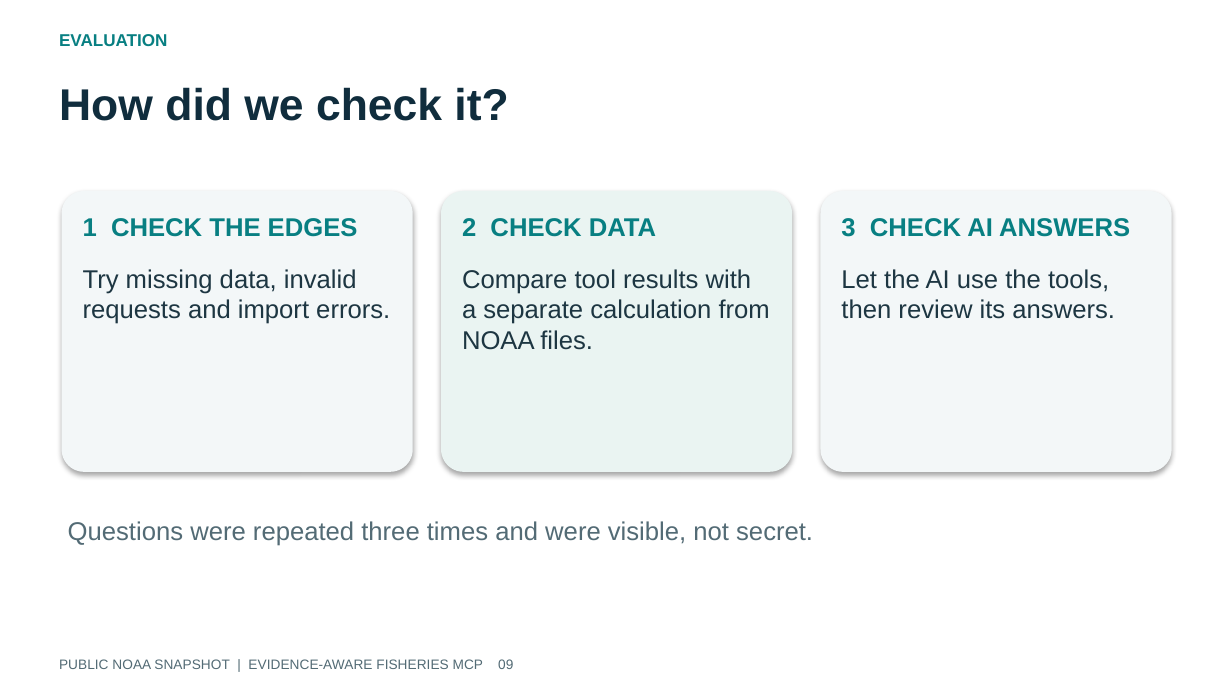
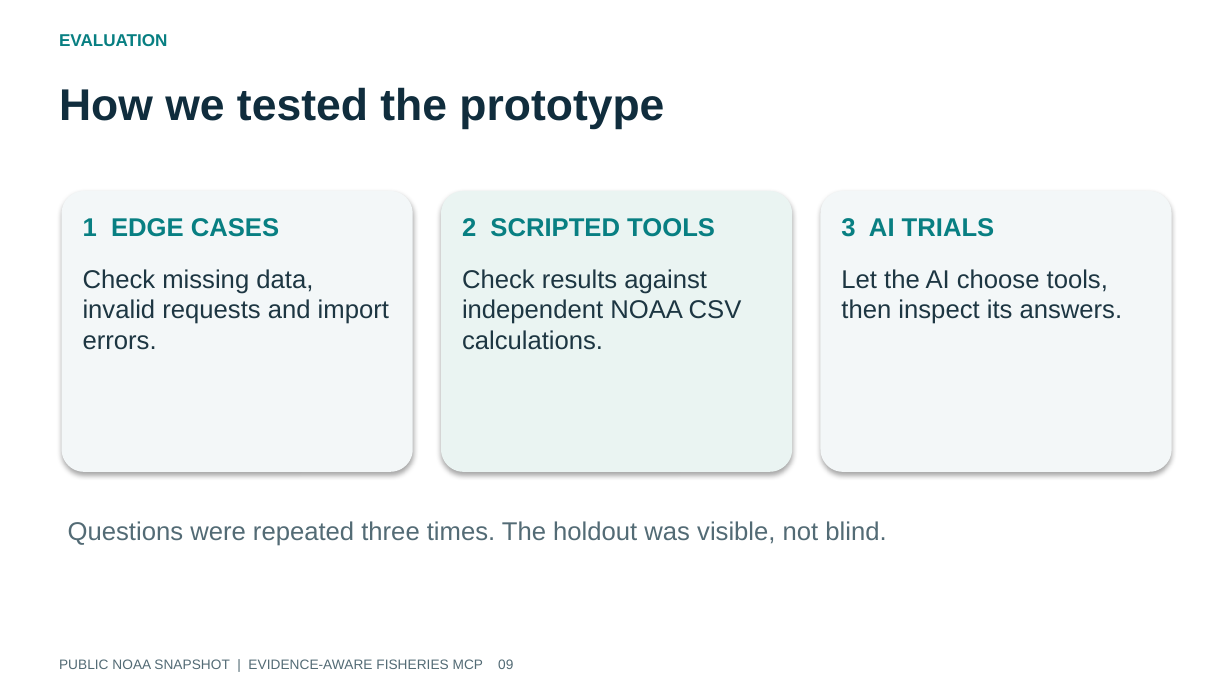
Before and after one commit to gsa-mcp-hackathon/noaa-fisheries-data-gateway, a slide deck: slide 9 of submission/release/repository/fisheries-deck.pptx. Drawn at 1232x693 pixels with LibreOffice and Linux fonts; fonts in the diff are those of the drawing. Boxes give left, top, right and bottom in pixels: in the first picture for what was removed or moved away, otherwise in the second. Text is boxed around its words. In the diff, an @@ line names an element or a change of style, - is before the commit and + after.

```diff
--- a/submission/release/repository/fisheries-deck.pptx
+++ b/submission/release/repository/fisheries-deck.pptx
@@ text at bbox=[59, 87, 664, 130]: text changed @@
-How did we check it?
+How we tested the prototype
@@ text at bbox=[83, 218, 279, 237]: text changed @@
-1 CHECK THE EDGES
+1 EDGE CASES
@@ text at bbox=[462, 218, 715, 237]: text changed @@
-2 CHECK DATA
+2 SCRIPTED TOOLS
@@ text at bbox=[841, 218, 995, 237]: text changed @@
-3 CHECK AI ANSWERS
+3 AI TRIALS
@@ text at bbox=[83, 269, 389, 350]: text changed @@
-Try missing data, invalid requests and import errors.
+Check missing data, invalid requests and import errors.
@@ text at bbox=[462, 269, 742, 350]: text changed @@
-Compare tool results with a separate calculation from NOAA files.
+Check results against independent NOAA CSV calculations.
@@ text at bbox=[841, 269, 1123, 324]: text changed @@
-Let the AI use the tools, then review its answers.
+Let the AI choose tools, then inspect its answers.
@@ text at bbox=[68, 521, 886, 546]: text changed @@
-Questions were repeated three times and were visible, not secret.
+Questions were repeated three times. The holdout was visible, not blind.
```
Also in this commit, not shown: 11 other slides changed, 2 other files.
